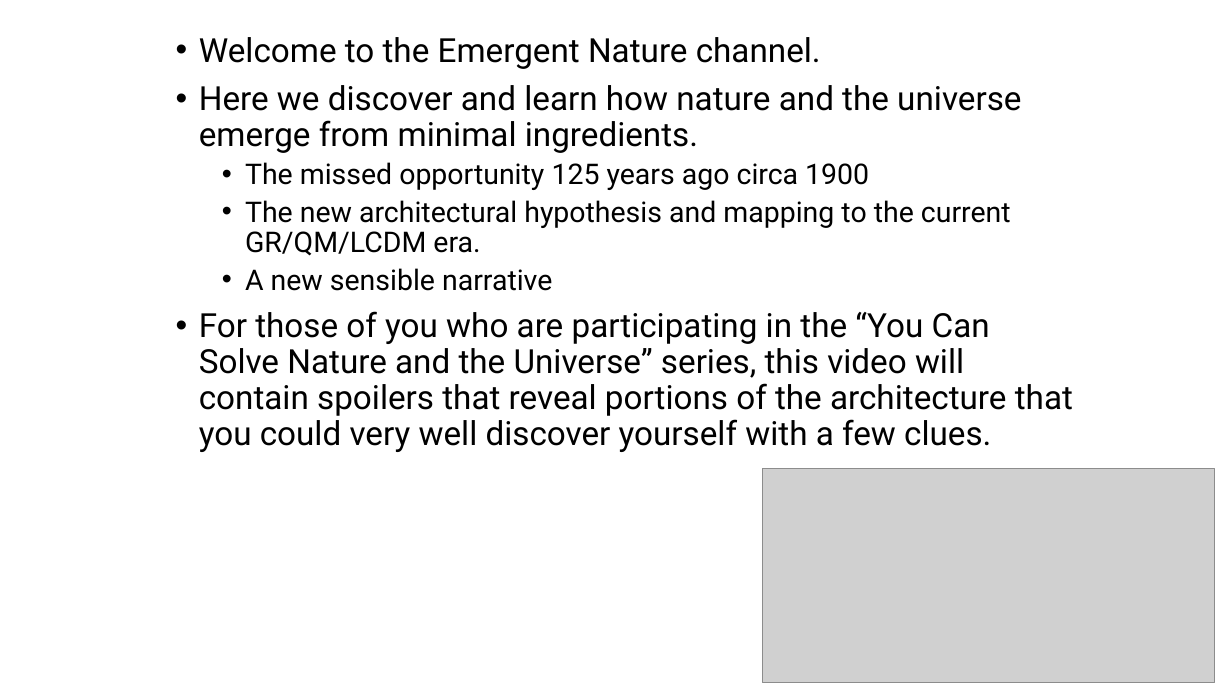
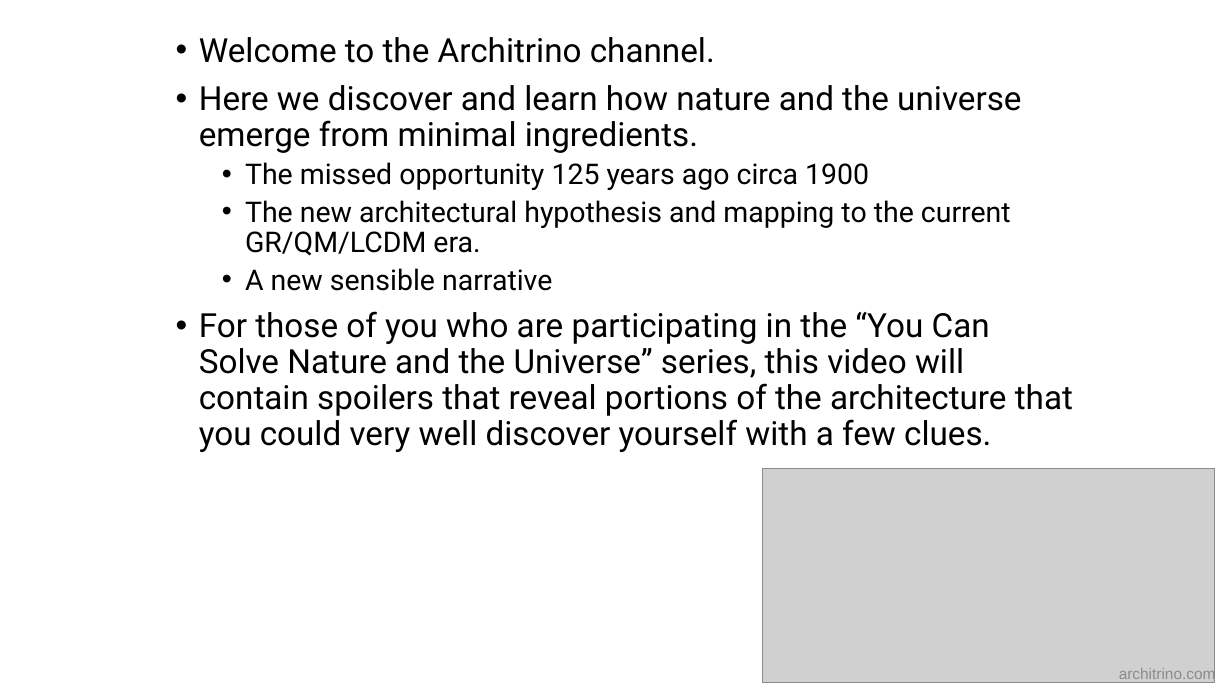
Before and after one commit to jmarkmorris/architrino, a slide deck: slide 2 of reference/archie/presentations/NPQG Critique - P5 HEP Funding.pptx. Drawn at 1232x693 pixels with LibreOffice and Linux fonts; fonts in the diff are those of the drawing; grey boxes stand for pictures. Boxes give left, top, right and bottom in pixels: in the first picture for what was removed or moved away, otherwise in the second. Text is boxed around its words. In the diff, an @@ line names an element or a change of style, - is before the commit and + after.

```diff
--- a/reference/archie/presentations/NPQG Critique - P5 HEP Funding.pptx
+++ b/reference/archie/presentations/NPQG Critique - P5 HEP Funding.pptx
@@ text at (199, 37, 715, 63): text changed @@
-• Welcome to the Emergent Nature channel.
+• Welcome to the Architrino channel.
@@ text added at (1119, 667, 1216, 683), 12 pt, text #8C8C8C @@
+architrino.com
```
Also in this commit, not shown: 5 other slides changed, 28 slides added, 28 slides removed, 22 other files.
